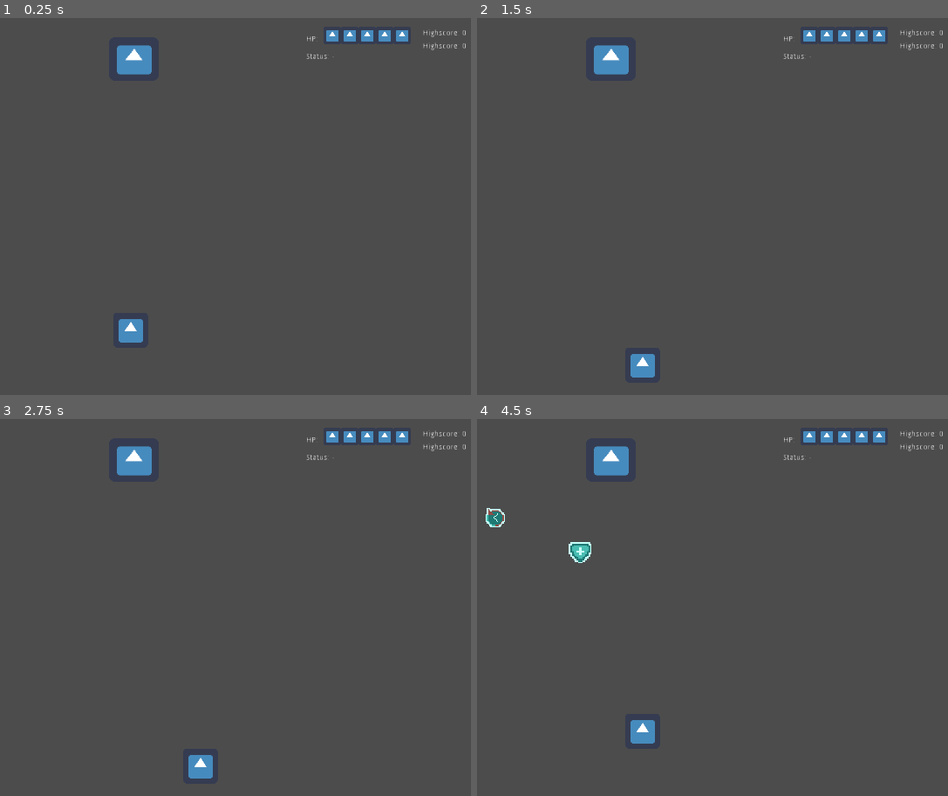
Above: before the commit, frames 1-4 (two rows, left to right).
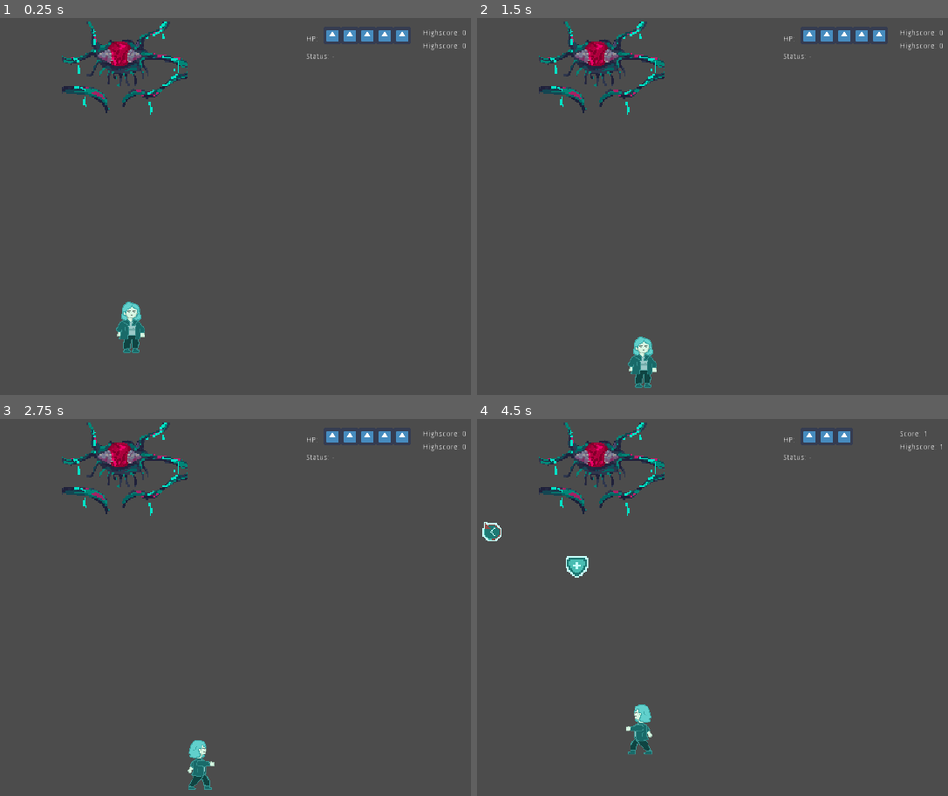
Above: after the commit, the same moments.

Repository: elonsquidion/Fall-into-the-Red-Herring
Game: Godot game, scene res://Scenes/main.tscn
Two runs of this game, one before a commit and one after it. Both use one fixed random seed, a clock stepped at 60 frames per second and the inputs below. The engine's default icon, where the game draws it, is replaced by a stand-in: a white triangle on a blue panel in a dark square.
Inputs (mouse positions are in pixels of both pictures, inside the frame that each line leads up to):
- Up to frame 1 (0.25 s): no input
- Up to frame 2 (1.5 s): move the mouse to (764, 195) at 0.52 s; hold D (right) 0.53-1.28 s; move the mouse to (outside the picture) at 1.27 s; hold S (down) from 1.28 s (still down)
- Up to frame 3 (2.75 s): move the mouse to (202, 528) at 2.02 s; release S (down) at 2.03 s; hold D (right) from 2.03 s (still down)
- Up to frame 4 (4.5 s): move the mouse to (575, 694) at 2.77 s; release D (right) at 2.78 s; hold W (up) 2.78-3.53 s; move the mouse to (816, 675) at 3.52 s; hold A (left) from 3.53 s (still down); move the mouse to (outside the picture) at 4.27 s

The runs differ from the first frame. In frame 1, 2.5% of the frame differs, in the area x 13-40%, y 0-89%; in frame 2, 2.5%; in frame 3, 2.5%; in frame 4, 3.4%, in the area x 1-99%, y 0-89%.

Commit message:
+ sprite (boss, player, buff-debuff icon)

Diff:
--- a/src/Assets/Script/Player.gd
+++ b/src/Assets/Script/Player.gd
@@ -6,8 +6,11 @@
 const heart_size = 64
 export var max_hp = 5
 
+onready var _animated_sprite = $AnimatedSprite
+
 var immune = false
 var reverse = false
+
 var shield_hp = 0
 var hit_points = max_hp
 var score = 0
@@ -70,26 +73,35 @@
 func reverse_mechanics():
 	if Input.is_action_just_pressed("right") and position.x > 32:
 		global_position.x -= 64
+		_animated_sprite.play("left")
 	elif Input.is_action_just_pressed("left") and position.x < 1248:
 		global_position.x += 64
+		_animated_sprite.play("right")
 
 	if Input.is_action_just_pressed("down") and position.y > 204:
 		global_position.y -= 64
+		_animated_sprite.play("back")
 	elif Input.is_action_just_pressed("up") and position.y < 608:
 		global_position.y += 64
+		_animated_sprite.play("front")
+
 
 
 
 func mechanics():
 	if Input.is_action_just_pressed("right") and position.x < 1248:
 		global_position.x += 64
+		_animated_sprite.play("right")
 	elif Input.is_action_just_pressed("left") and position.x > 32:
 		global_position.x -= 64
+		_animated_sprite.play("left")
 
 	if Input.is_action_just_pressed("down") and position.y < 608:
 		global_position.y += 64
+		_animated_sprite.play("front")
 	elif Input.is_action_just_pressed("up") and position.y > 204:
 		global_position.y -= 64
+		_animated_sprite.play("back")
 
 
 func take_damage(body, damage):
--- a/src/Scenes/Immune Buff.tscn
+++ b/src/Scenes/Immune Buff.tscn
@@ -1,6 +1,6 @@
 [gd_scene load_steps=4 format=2]
 
-[ext_resource path="res://Assets/Buff-Debuff/immune.png" type="Texture" id=1]
+[ext_resource path="res://Assets/Buff-Debuff/buff/immune.png" type="Texture" id=1]
 [ext_resource path="res://Assets/Script/Immune Buff.gd" type="Script" id=2]
 
 [sub_resource type="CircleShape2D" id=1]
--- a/src/Scenes/Player.tscn
+++ b/src/Scenes/Player.tscn
@@ -1,18 +1,61 @@
-[gd_scene load_steps=4 format=2]
+[gd_scene load_steps=21 format=2]
 
 [ext_resource path="res://Assets/Script/Player.gd" type="Script" id=1]
-[ext_resource path="res://icon.png" type="Texture" id=2]
+[ext_resource path="res://Assets/Character/Player/front/front1.png" type="Texture" id=2]
+[ext_resource path="res://Assets/Character/Player/front/front2.png" type="Texture" id=3]
+[ext_resource path="res://Assets/Character/Player/front/front3.png" type="Texture" id=4]
+[ext_resource path="res://Assets/Character/Player/front/front.png" type="Texture" id=5]
+[ext_resource path="res://Assets/Character/Player/back/back.png" type="Texture" id=6]
+[ext_resource path="res://Assets/Character/Player/back/back2.png" type="Texture" id=7]
+[ext_resource path="res://Assets/Character/Player/left/left4.png" type="Texture" id=8]
+[ext_resource path="res://Assets/Character/Player/right/right4.png" type="Texture" id=9]
+[ext_resource path="res://Assets/Character/Player/back/back3.png" type="Texture" id=10]
+[ext_resource path="res://Assets/Character/Player/left/left1.png" type="Texture" id=11]
+[ext_resource path="res://Assets/Character/Player/right/right1.png" type="Texture" id=12]
+[ext_resource path="res://Assets/Character/Player/right/right3.png" type="Texture" id=13]
+[ext_resource path="res://Assets/Character/Player/left/left3.png" type="Texture" id=14]
+[ext_resource path="res://Assets/Character/Player/right/right2.png" type="Texture" id=15]
+[ext_resource path="res://Assets/Character/Player/left/left5.png" type="Texture" id=16]
+[ext_resource path="res://Assets/Character/Player/right/right5.png" type="Texture" id=17]
+[ext_resource path="res://Assets/Character/Player/left/left2.png" type="Texture" id=18]
 
 [sub_resource type="RectangleShape2D" id=1]
-extents = Vector2( 64, 64 )
+extents = Vector2( 54, 97 )
+
+[sub_resource type="SpriteFrames" id=2]
+animations = [ {
+"frames": [ ExtResource( 6 ), ExtResource( 7 ), ExtResource( 10 ) ],
+"loop": true,
+"name": "back",
+"speed": 5.0
+}, {
+"frames": [ ExtResource( 5 ), ExtResource( 3 ), ExtResource( 2 ), ExtResource( 4 ) ],
+"loop": true,
+"name": "front",
+"speed": 5.0
+}, {
+"frames": [ ExtResource( 11 ), ExtResource( 14 ), ExtResource( 18 ), ExtResource( 8 ), ExtResource( 16 ) ],
+"loop": true,
+"name": "left",
+"speed": 5.0
+}, {
+"frames": [ ExtResource( 12 ), ExtResource( 13 ), ExtResource( 15 ), ExtResource( 17 ), ExtResource( 9 ) ],
+"loop": true,
+"name": "right",
+"speed": 5.0
+} ]
 
 [node name="Player" type="KinematicBody2D"]
 scale = Vector2( 0.5, 0.5 )
 script = ExtResource( 1 )
 
 [node name="Player Collison" type="CollisionShape2D" parent="."]
+position = Vector2( 0, -6 )
 shape = SubResource( 1 )
 
-[node name="Sprite" type="Sprite" parent="."]
-scale = Vector2( 2, 2 )
-texture = ExtResource( 2 )
+[node name="AnimatedSprite" type="AnimatedSprite" parent="."]
+scale = Vector2( 0.3, 0.3 )
+frames = SubResource( 2 )
+animation = "front"
+frame = 3
+playing = true
--- a/src/Scenes/Reverse Debuff.tscn
+++ b/src/Scenes/Reverse Debuff.tscn
@@ -1,17 +1,23 @@
-[gd_scene load_steps=4 format=2]
+[gd_scene load_steps=7 format=2]
 
-[ext_resource path="res://Assets/Buff-Debuff/reverse3.png" type="Texture" id=1]
+[ext_resource path="res://Assets/Buff-Debuff/debuff/reverse1.png" type="Texture" id=1]
 [ext_resource path="res://Assets/Script/Reverse Debuff.gd" type="Script" id=2]
+[ext_resource path="res://Assets/Buff-Debuff/debuff/reverse2.png" type="Texture" id=3]
+[ext_resource path="res://Assets/Buff-Debuff/debuff/reverse3.png" type="Texture" id=4]
 
 [sub_resource type="CircleShape2D" id=1]
 radius = 18.6815
 
+[sub_resource type="SpriteFrames" id=2]
+animations = [ {
+"frames": [ ExtResource( 1 ), ExtResource( 3 ), ExtResource( 4 ) ],
+"loop": true,
+"name": "default",
+"speed": 5.0
+} ]
+
 [node name="Reverse Debuff" type="Node2D"]
 script = ExtResource( 2 )
-
-[node name="Sprite" type="Sprite" parent="."]
-scale = Vector2( 0.05, 0.05 )
-texture = ExtResource( 1 )
 
 [node name="Debuff icon" type="Area2D" parent="."]
 collision_layer = 4
@@ -20,4 +26,10 @@
 [node name="CollisionShape2D" type="CollisionShape2D" parent="Debuff icon"]
 shape = SubResource( 1 )
 
+[node name="AnimatedSprite" type="AnimatedSprite" parent="."]
+scale = Vector2( 0.05, 0.05 )
+frames = SubResource( 2 )
+frame = 1
+playing = true
+
 [connection signal="body_entered" from="Debuff icon" to="." method="_on_Debuff_icon_body_entered"]
--- a/src/Scenes/Toxic.tscn
+++ b/src/Scenes/Toxic.tscn
@@ -9,7 +9,7 @@
 extents = Vector2( 637.5, 0.5 )
 
 [sub_resource type="RectangleShape2D" id=3]
-extents = Vector2( 637.5, 0.5 )
+extents = Vector2( 637.125, 0.375 )
 
 [node name="Toxic" type="Area2D"]
 script = ExtResource( 1 )
@@ -29,5 +29,5 @@
 shape = SubResource( 2 )
 
 [node name="Left" type="CollisionShape2D" parent="Hit Area"]
-position = Vector2( -15, -1.5 )
+position = Vector2( -642.125, -1.625 )
 shape = SubResource( 3 )
--- a/src/Scenes/main.tscn
+++ b/src/Scenes/main.tscn
@@ -9,9 +9,19 @@
 [ext_resource path="res://Scenes/Roots Attack.tscn" type="PackedScene" id=7]
 [ext_resource path="res://Scenes/Pop Up Buff.tscn" type="PackedScene" id=8]
 [ext_resource path="res://Scenes/Pop Up Debuff.tscn" type="PackedScene" id=9]
+[ext_resource path="res://Assets/Character/Boss/Boss sprite 1.PNG" type="Texture" id=10]
+[ext_resource path="res://Assets/Character/Boss/Boss sprite 2.PNG" type="Texture" id=12]
 
 [sub_resource type="RectangleShape2D" id=2]
 extents = Vector2( 213.333, 8.84375 )
+
+[sub_resource type="SpriteFrames" id=3]
+animations = [ {
+"frames": [ ExtResource( 10 ), ExtResource( 12 ), ExtResource( 12 ) ],
+"loop": true,
+"name": "default",
+"speed": 5.0
+} ]
 
 [node name="main" type="Node2D"]
 script = ExtResource( 2 )
@@ -76,25 +86,27 @@
 
 [node name="Boss" type="Node2D" parent="."]
 
-[node name="Sprite" type="Sprite" parent="Boss"]
-position = Vector2( 644, 75 )
-scale = Vector2( 1.42188, 1.23438 )
-texture = ExtResource( 1 )
-
 [node name="Toxic_att" parent="Boss" instance=ExtResource( 6 )]
-position = Vector2( 3, 110 )
+position = Vector2( -3, 136 )
 
 [node name="Roots Attack" parent="Boss" instance=ExtResource( 7 )]
-position = Vector2( 2, 115 )
+position = Vector2( -4, 138 )
 
 [node name="Spike Setter" parent="Boss" instance=ExtResource( 3 )]
-position = Vector2( -1, 114 )
+position = Vector2( -7, 140 )
 
 [node name="Pop Up Buff" parent="Boss" instance=ExtResource( 8 )]
-position = Vector2( 1, 110 )
+position = Vector2( -5, 136 )
 
 [node name="Pop Up Debuff" parent="Boss" instance=ExtResource( 9 )]
-position = Vector2( 1, 113 )
+position = Vector2( -5, 139 )
+
+[node name="AnimatedSprite" type="AnimatedSprite" parent="Boss"]
+position = Vector2( 627, 103 )
+scale = Vector2( 0.144687, 0.150098 )
+frames = SubResource( 3 )
+frame = 2
+playing = true
 
 [connection signal="area_entered" from="Vanisher" to="." method="_on_Vanisher_area_entered"]
 [connection signal="timeout" from="UI/Buff Status/Buff Time" to="UI/Buff Status" method="_on_Buff_Time_timeout"]
Binary file added: src/Assets/Background/Boss BG.PNG
Not shown, added: src/Assets/Background/Boss BG.PNG.import
Renamed: src/Assets/Buff-Debuff/immune.png -> src/Assets/Buff-Debuff/buff/immune.png
Not shown, added: src/Assets/Buff-Debuff/buff/immune.png.import
Binary file added: src/Assets/Buff-Debuff/buff/shield.png
Not shown, added: src/Assets/Buff-Debuff/buff/shield.png.import
Binary file added: src/Assets/Buff-Debuff/buff/speed movement 2.png
Not shown, added: src/Assets/Buff-Debuff/buff/speed movement 2.png.import
Binary file added: src/Assets/Buff-Debuff/buff/speed movement.png
Not shown, changed: src/Assets/Buff-Debuff/buff/speed movement.png.import
Binary file added: src/Assets/Buff-Debuff/debuff/blindness.png
Not shown, added: src/Assets/Buff-Debuff/debuff/blindness.png.import
(and 53 more such lines)
